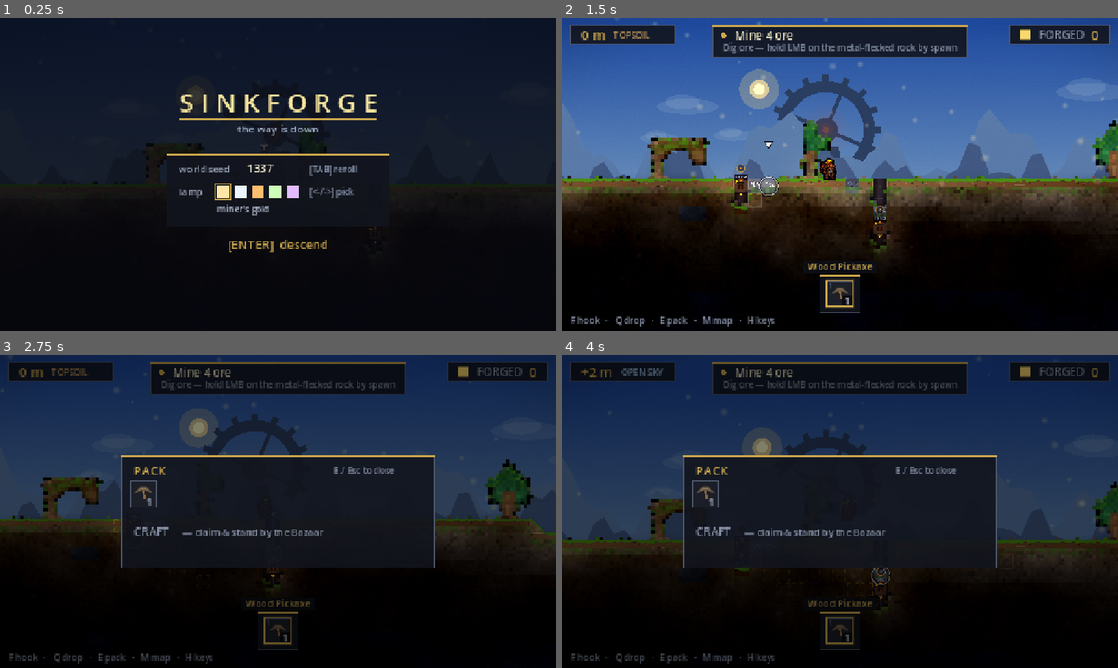
Above: before the commit, frames 1-4 (two rows, left to right).
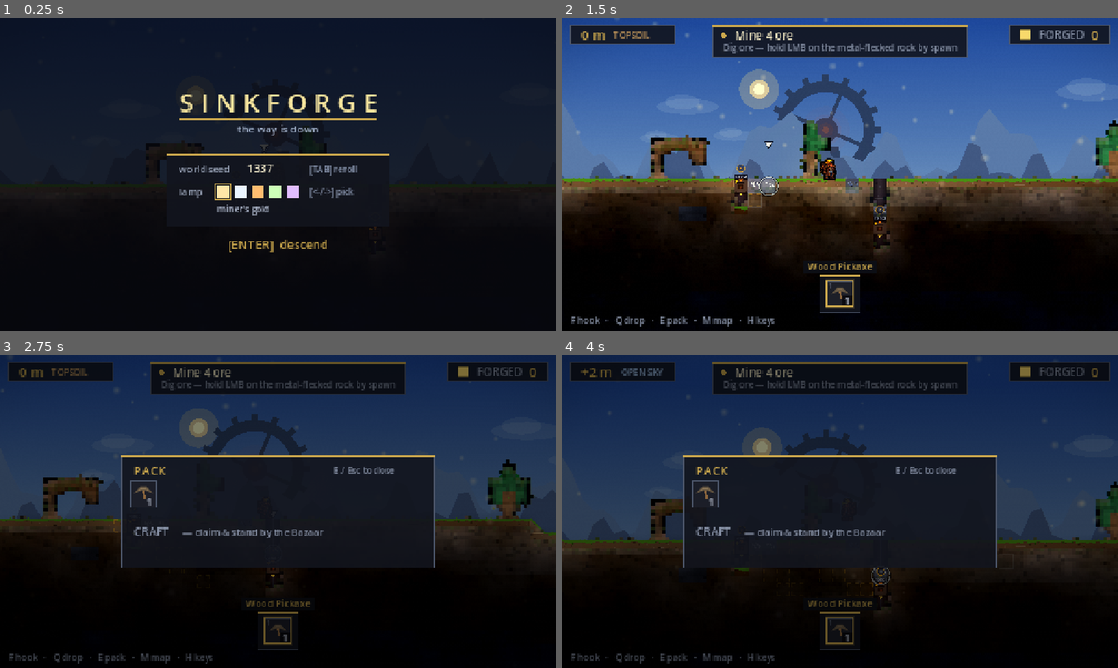
Above: after the commit, the same moments.

Repository: teohondascully/sinkforge
Game: Godot game, scene res://scenes/main.tscn
The game is run twice, just before and just after one commit, with the same random seed, the same clock (stepped at 60 frames per second) and the same inputs.
Inputs (mouse positions are in pixels of both pictures, inside the frame that each line leads up to):
- Up to frame 1 (0.25 s): no input
- Up to frame 2 (1.5 s): tap Enter at 0.5 s; move the mouse to (962, 158) at 0.52 s; hold D (sf_right) 0.53-1.25 s; right-click (962, 158) at 0.6 s; click (962, 158) at 0.67 s; tap Space (sf_jump) at 0.77, 1.07 s; drag from (728, 190) to (812, 237) at 1.27 s
- Up to frame 3 (2.75 s): move the mouse to (333, 442) at 2.02 s; hold D (sf_right) from 2.03 s (still down); tap E (sf_craft) at 2.1 s
- Up to frame 4 (4 s): release D (sf_right) at 2.75 s; drag from (812, 574) to (673, 464) at 2.77 s; move the mouse to (1006, 558) at 3.52 s; hold A (sf_left) from 3.53 s (still down); tap Mouse wheel up (sf_cycle_prev) at 3.6 s; tap Space (sf_jump) at 3.77 s

The runs differ from the first frame. In frame 1, less than 0.1% of the frame differs, in the area x 16-84%, y 39-54%; in frame 2, 1.3%, in the area x 0-100%, y 33-74%; in frame 3, 0.2%; in frame 4, 0.2%.

Commit message:
fix(render): the rock was static, and the moss was a lawn
Printed at 3x, the underground floor came out as a high-contrast CHECKERBOARD of
8px squares under a saturated green carpet. Three causes, two of them the same
bug in two places.

TWO NOISE FIELDS WERE SAMPLED ABOVE THEIR NYQUIST RATE. FastNoiseLite sampled on
an integer grid at frequency 1.10 and 1.30 has a period well under two samples,
so neighbouring cells get uncorrelated values: the fine terrain's "crisp grit"
octave and its boundary grit were not texture at all, they were white noise, one
value per cell. That is why the rock read as static and the floor's lip printed
as a one-pixel dither instead of a rough edge — and why no amount of hue, patch,
crack or rim work above them could survive being averaged with it. Both now
resolve, and the grain is sampled ANISOTROPICALLY (X compressed) so features come
out wider than they are tall and the rock reads as bedding rather than as sand.
Same trick CAVE_XSTRETCH plays on the cave noise, one scale down.

THE MOSS WAS UNGATED. It carpeted every exposed ledge at every depth in
saturated olive — a green lawn a hundred metres inside the earth, which reads
instantly as a texture rule rather than as a world. Living things want light and
water: it now fades out by 14 m, is three fine rows deep instead of five, tints
at 0.66 instead of 0.88, and its colour is olived down off a pure green. Green
pixels in a lit chamber at 15 m: 6.4% -> 0.0%.

THE RIM WAS BINARY. It lit exactly the topmost fine cell of each column, and the
mold deliberately makes that boundary ragged — so along a flat floor the lit
cells and their unlit neighbours alternated and a lit EDGE printed as a dotted
line. It fades over two rows now, which makes it a band.

30/30 green.

Diff:
--- a/scenes/fine_terrain.gd
+++ b/scenes/fine_terrain.gd
@@ -31,10 +31,23 @@
 ## GRAIN + SPECKLE (Noita diff 4): a dense high-frequency per-fine-cell noise field that pits and clods
 ## the rock so it reads granular/textured, not smooth flat-shaded. Two octaves — a fine speckle and a
 ## crisper grit — modulate each solid fine cell's value.
-const GRAIN_FREQ: float = 0.55                         ## dense speckle — clumps ~2 fine cells (16px)
-const GRAIN_FREQ2: float = 1.30                        ## crisp per-fine-cell grit
-const GRAIN_AMP: float = 0.17                          ## value swing of the grain (fix-2 diff 4: 0.14 -> 0.17 so
-                                                      ## the granular pits/clods still read in the raised gloom)
+## ...and the two things that decide whether that reads as ROCK or as STATIC.
+##
+## FREQUENCY. Sampled on an integer grid, a noise field at frequency 1.3 has a period well under two
+## samples: neighbouring fine cells get uncorrelated values, and the "crisp grit" octave was therefore
+## not grit at all — it was white noise, one value per 8px cell. Printed at 3x magnification the rock
+## floor came out as a high-contrast CHECKERBOARD, which is the loudest programmer-art tell there is, and
+## no amount of hue, patch or crack work above it survives being averaged with static. Both octaves now
+## resolve: features clump across several cells the way granular rock does.
+##
+## ANISOTROPY. Even resolved, isotropic noise reads as fog or sand — never as stone. Rock has GRAIN, and
+## sedimentary rock's grain is horizontal. Sampling with the X axis compressed makes every feature wider
+## than it is tall, so the grain lies down into bedding and the eye reads a face of layered rock instead
+## of a field of dots. Same trick CAVE_XSTRETCH plays on the cave noise, one scale down.
+const GRAIN_FREQ: float = 0.34                         ## dense speckle — clumps ~3 fine cells (24px)
+const GRAIN_FREQ2: float = 0.85                        ## crisper grit, still above the sample rate
+const GRAIN_XSTRETCH: float = 0.38                     ## <1 = features stretch HORIZONTALLY (bedding)
+const GRAIN_AMP: float = 0.15                          ## value swing of the grain
 ## ROCK INTERNAL TONAL VARIATION (diff-04 #1): the interiors of the reference rock are far from flat —
 ## broad PATCHES of lighter/darker rock, darker EMBEDDED-STONE blobs, and faint hairline cracks. Three
 ## noise scales layer on top of the fine grain so the rock reads busy/detailed EVERYWHERE, not just at
@@ -59,10 +72,18 @@
 ## tint toward an olive/moss green — the mossy ledges of the reference. Confined to the top MOSS_DEPTH
 ## fine rows below the exposed surface, and only where enough open air sits above (a real ledge, not a
 ## crevice ceiling). Deterministic per fine cell — no RNG, determinism-safe.
-const MOSS_COLOR := Color(0.30, 0.50, 0.16)            ## olive-moss green (diff-04 #2: pushed greener/more olive +
-                                                      ## a touch darker-saturated so the carpet reads as growth)
-const MOSS_DEPTH: int = 5                              ## fine rows of moss below an exposed top edge (diff-04 #2:
-                                                      ## 3 -> 5 so the band CARPETS the ledge, not a thin line)
+const MOSS_COLOR := Color(0.25, 0.36, 0.15)            ## olive-moss green, darkened off the LAWN a saturated green
+                                                      ## printed at 3x: growth ON rock, not green tiles
+const MOSS_DEPTH: int = 3                              ## fine rows of moss below an exposed top edge (5 read as a
+                                                      ## LAWN at 3x magnification; 3 is a damp rim on a ledge)
+## MOSS IS ALIVE, and living things want light and water. Ungated, the band carpeted every exposed ledge
+## at EVERY depth in saturated olive — a green lawn a hundred metres inside the earth, which is the
+## loudest wrong note in the underground and reads instantly as a texture RULE rather than as a world.
+## It now thins with depth and is gone below MOSS_DEAD_ROW, so the shallow ledges keep the damp growing
+## look the reference has and the deep is bare rock, the way the deep should be.
+const RIM_DEPTH: int = 2                               ## fine rows the lit lip fades over (1 = a dotted line)
+const MOSS_LUSH_ROW: int = 22                          ## full moss down to here — the damp shallow ledges
+const MOSS_DEAD_ROW: int = 34                          ## ...and none below here (14 m: roots and daylight end)
 const MOSS_FREQ: float = 0.9                           ## breaks the moss into organic patches, not a solid band
 ## HANGING MOSS TUFTS (diff-04 #2): a few moss pixels drip BELOW down-facing overhangs (open air directly
 ## below a solid fine cell). Confined to the top HANG_DEPTH fine rows below such a lip, noise-masked so
@@ -102,7 +123,8 @@
 var _surf_row: PackedInt32Array = PackedInt32Array()    ## walkable surface row per column (cap band)
 var last_baked_cells: int = 0                           ## fine cells the LAST bake touched — the dig-hitch friction gauge (#103)
 ## Fine-cell dilation for a region rebake: must cover the widest neighbour reach any paint term reads so a
-## patched region is byte-identical to a full bake — MOSS_DEPTH(5 up) / HANG_DEPTH(3 down) / SUBDIV(4, accretion).
+## patched region is byte-identical to a full bake — MOSS_DEPTH(3 up) / HANG_DEPTH(3 down) / SUBDIV(4,
+## accretion). RIM_DEPTH(2) and _moss_life (a pure function of the row) are both inside that reach.
 const REGION_MARGIN: int = 6
 
 
@@ -320,8 +342,9 @@
 		drift += _patch.get_noise_2d(float(fx), float(fy)) * PATCH_AMP
 		# DENSE GRAIN/SPECKLE (diff 4): two octaves of high-freq noise pit + clod the rock so it reads
 		# granular. Multiplicative on value so it rides the material's own colour.
-		var grain: float = _grain.get_noise_2d(float(fx), float(fy)) * GRAIN_AMP \
-			+ _grain2.get_noise_2d(float(fx), float(fy)) * (GRAIN_AMP * 0.55)
+		var gx: float = float(fx) * GRAIN_XSTRETCH
+		var grain: float = _grain.get_noise_2d(gx, float(fy)) * GRAIN_AMP \
+			+ _grain2.get_noise_2d(gx, float(fy)) * (GRAIN_AMP * 0.45)
 		# EMBEDDED STONES + CRACKS (diff-04 #1): a mid-freq mask, past a threshold, darkens a whole cluster
 		# into an embedded darker stone; a ridged near-zero band of a second field cuts a thin dark crack.
 		var stone: float = _stone.get_noise_2d(float(fx), float(fy))
@@ -332,33 +355,39 @@
 			grain -= CRACK_DARKEN * (1.0 - crackv / 0.05)
 		# RIM light (diff 7): the topmost solid fine cell of a face (open air directly above) catches a
 		# bright lip — Noita's lit rock edges. A thin bright band only on the up-facing surface.
+		# ...and it fades over RIM_DEPTH rows rather than lighting exactly one. A binary rim lights the
+		# single topmost fine cell of each column, and the mold deliberately makes that boundary ragged —
+		# so along a flat floor the lit cells and their unlit neighbours alternate, and a lip that should
+		# read as a lit EDGE printed as a dotted line. Falling off over two rows makes it a band.
+		var top_dist: int = _top_air_distance(_fine_solid, fx, fy)
 		var rim: float = 0.0
 		var rim_warm: float = 0.0
-		if _fine_air(_fine_solid, fx, fy - 1) and not _fine_air(_fine_solid, fx, fy + 1):
-			rim = 0.17
-			rim_warm = 0.04
+		if top_dist >= 0 and top_dist < RIM_DEPTH and not _fine_air(_fine_solid, fx, fy + 1):
+			var lip: float = 1.0 - float(top_dist) / float(RIM_DEPTH)
+			rim = 0.17 * lip
+			rim_warm = 0.04 * lip
 		var vmul: float = shade + grain
 		var out := Color(col.r * vmul + drift + rim + rim_warm, col.g * vmul + drift + rim,
 			col.b * vmul + drift + rim, 1.0)
 		# MOSS (diff 5 / diff-04 #2): tint the exposed rock TOPS toward olive-moss. A top edge = open air
 		# above; the top MOSS_DEPTH rows below it wear moss in organic patches (noise-masked), fading down.
-		var top_dist: int = _top_air_distance(_fine_solid, fx, fy)
+		var alive: float = _moss_life(fy)
 		if top_dist >= 0 and top_dist < MOSS_DEPTH:
 			var patch: float = _moss.get_noise_2d(float(fx), float(fy) * 0.6)
-			if patch > -0.28:                       # diff-04 #2: wider accept → more coverage
+			if alive > 0.0 and patch > -0.28:       # diff-04 #2: wider accept → more coverage
 				var band: float = (1.0 - float(top_dist) / float(MOSS_DEPTH)) \
 					* clampf((patch + 0.28) * 1.5, 0.0, 1.0)
-				out = out.lerp(MOSS_COLOR, 0.88 * band)   # diff-04 #2: stronger tint = a real carpet
+				out = out.lerp(MOSS_COLOR, 0.66 * band * alive)
 		else:
 			# HANGING MOSS TUFTS (diff-04 #2): the top rows just BELOW a down-facing overhang lip grow a few
 			# moss pixels dripping into the air — the reference's hanging tufts under ledges.
 			var hang: int = _bottom_air_distance(_fine_solid, fx, fy)
 			if hang >= 0 and hang < HANG_DEPTH:
 				var hp: float = _moss.get_noise_2d(float(fx) * 1.3, float(fy) * 1.3 + 90.0)
-				if hp > HANG_GATE:
+				if alive > 0.0 and hp > HANG_GATE:
 					var hband: float = (1.0 - float(hang) / float(HANG_DEPTH)) \
 						* clampf((hp - HANG_GATE) * 3.0, 0.0, 1.0)
-					out = out.lerp(MOSS_COLOR.darkened(0.12), 0.85 * hband)
+					out = out.lerp(MOSS_COLOR.darkened(0.12), 0.66 * hband * alive)
 		_data[i4] = int(clampf(out.r, 0.0, 1.0) * 255.0)
 		_data[i4 + 1] = int(clampf(out.g, 0.0, 1.0) * 255.0)
 		_data[i4 + 2] = int(clampf(out.b, 0.0, 1.0) * 255.0)
@@ -399,6 +428,13 @@
 
 ## Rows below the nearest EXPOSED top surface directly above this solid fine cell (0 = this cell has
 ## open air right above it — a ledge top; N = N solid rows below such a top; -1 = no open top within
+## How alive moss is at a fine row: full in the damp shallows, gone in the deep. A pure function of the
+## row, so a region re-bake after a dig stays byte-identical to a full bake.
+func _moss_life(fy: int) -> float:
+	var row: float = float(fy) / float(SUBDIV)
+	return clampf((float(MOSS_DEAD_ROW) - row) / float(MOSS_DEAD_ROW - MOSS_LUSH_ROW), 0.0, 1.0)
+
+
 ## MOSS_DEPTH — an interior or overhung cell). Walks straight up: the first open-air cell within
 ## MOSS_DEPTH gives the distance; all-solid = interior. Drives the moss band on Noita ledge tops (diff 5).
 func _top_air_distance(fine_solid: PackedByteArray, fx: int, fy: int) -> int:
--- a/src/core/factory_sim.gd
+++ b/src/core/factory_sim.gd
@@ -232,7 +232,12 @@
 ## PROTRUSIONS near surfaces add the Noita crunch. See _sync_fine_block / rebuild_fine_terrain.
 const FINE_EDGE_FREQ: float = 0.34                 ## boundary erosion/accretion — clumps ~3 fine cells wide
 const FINE_EDGE_AMP: float = 0.62                  ## how hard the edge noise bends the boundary band
-const FINE_GRIT_FREQ: float = 1.10                 ## dense per-fine-cell grit that pits/protrudes near faces
+## Sampled on the integer fine grid, so a frequency at or above 1.0 has a period under two samples and
+## every fine cell gets an uncorrelated value — white noise, not grit. At 1.10 the boundary therefore
+## alternated in/out on EVERY cell, and a rock lip that should read as a rough edge printed as a
+## one-pixel dither along the whole floor. Real grit bites in clumps: 0.52 clusters it across a
+## couple of cells, which is what a chipped edge actually looks like.
+const FINE_GRIT_FREQ: float = 0.52                 ## grit that pits/protrudes near faces, in clumps
 const FINE_GRIT_BITE: float = 0.42                 ## grit strength at an exposed face (fades inward)
 const FINE_EROSION_BIAS: float = 0.04              ## tiny net-erode so cave mouths open rather than seal
 var world_seed: int = 0                            ## the seed the terrain was generated from (drives fine detail)
